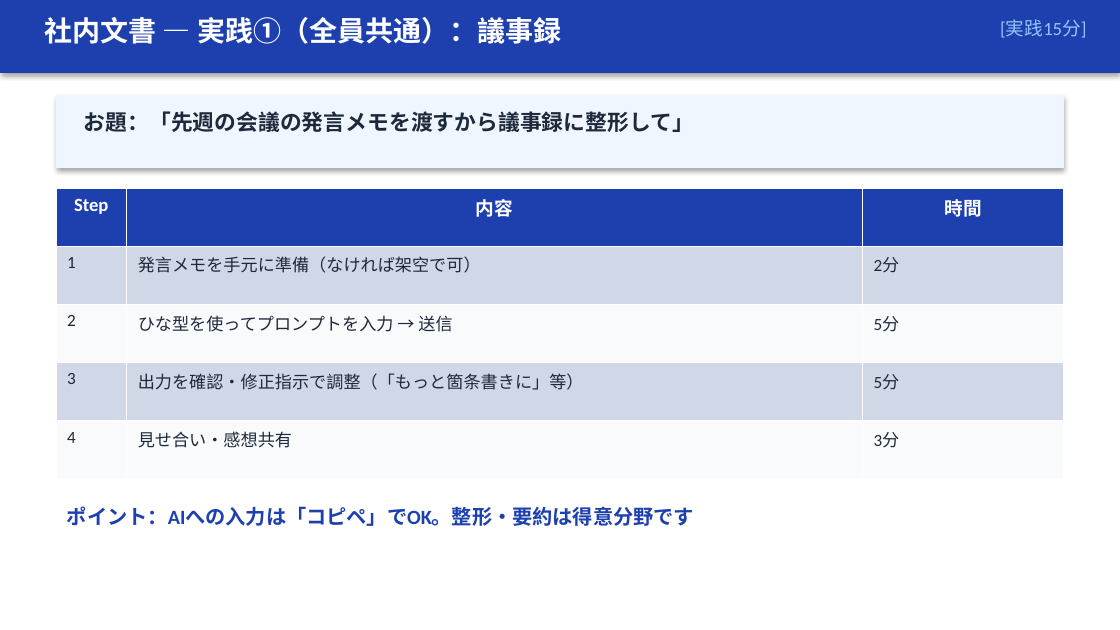
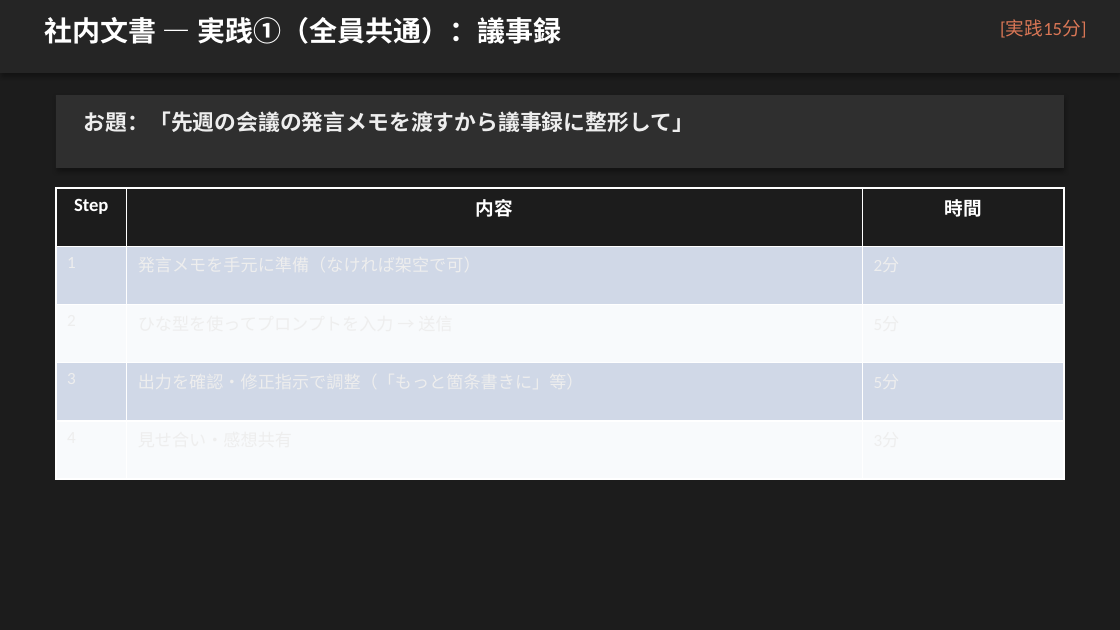
Before and after one commit to zatune-gif/kurashi-no-dodai-log, a slide deck: slide 6 of 00-01_han-ai/training-materials/course02_jissen_bunsho.pptx. Drawn at 1120x630 pixels with LibreOffice and Linux fonts; fonts in the diff are those of the drawing. Boxes give left, top, right and bottom in pixels: in the first picture for what was removed or moved away, otherwise in the second. Text is boxed around its words. In the diff, an @@ line names an element or a change of style, - is before the commit and + after.

```diff
--- a/00-01_han-ai/training-materials/course02_jissen_bunsho.pptx
+++ b/00-01_han-ai/training-materials/course02_jissen_bunsho.pptx
@@ background #FFFFFF to #1C1C1C @@
@@ rectangle at bbox=[0, 0, 1120, 73]: fill #1E40AF to #252525 @@
@@ text "[実践15分]" at bbox=[1000, 20, 1086, 38]: text colour #93C5FD to #DA7756 @@
@@ rectangle at bbox=[56, 95, 1064, 168]: fill #EFF6FF to #2F2F2F @@
@@ text "お題：「先週の会議の発言メモを渡すから議事録に整形して」" at bbox=[84, 111, 694, 132]: text colour #1E293B to #EEEEEE @@
@@ table at bbox=[56, 188, 1064, 479] @@
@@ fill #1E40AF to #1C1C1C in row 1 @@
@@ text colour #1E293B to #EEEEEE @@
@@ text removed at bbox=[67, 506, 694, 526] @@
-ポイント：AIへの入力は「コピペ」でOK。整形・要約は得意分野です
```
Also in this commit, not shown: 15 other slides changed, 4 other files.
